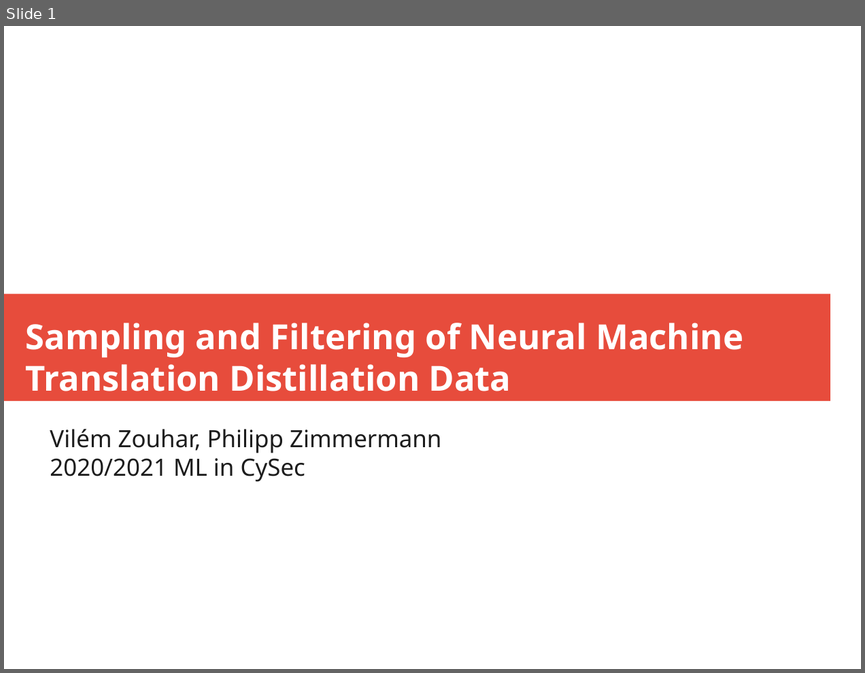
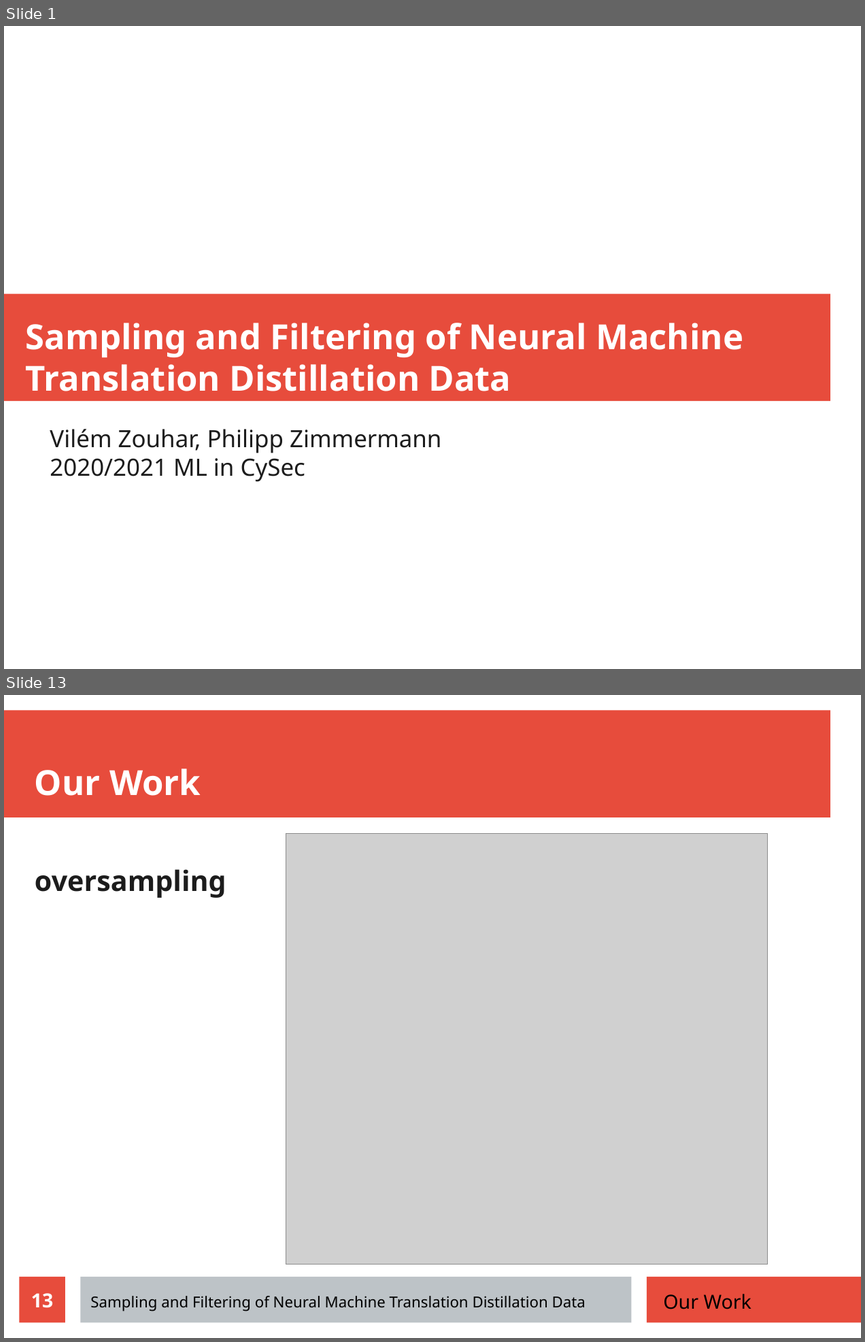
Before and after one commit to zouharvi/reference-mt-distill, a slide deck: meta/final_presentation.odp. Shown one above the other, each under a label of ours: slide 1 before the commit, slides 1 and 13 after it; the slides between them are not shown. The pictures are 865x673 and 865x1342 pixels, drawn with LibreOffice and Linux fonts; fonts in the diff are those of the drawing; grey boxes stand for pictures. Boxes give left, top, right and bottom in pixels: in the first picture for what was removed or moved away, otherwise in the second. Text is boxed around its words. In the diff, an @@ line names an element or a change of style, - is before the commit and + after.

```diff
--- a/meta/final_presentation.odp
+++ b/meta/final_presentation.odp
@@ slide 13 added at (x1=4, y1=695, x2=861, y2=1338), background #FFFFFF @@
@@ rectangle added at (x1=4, y1=711, x2=830, y2=818), fill #E74C3C @@
@@ title added at (x1=35, y1=768, x2=201, y2=796), 32 pt, text #FFFFFF, bold @@
+Our Work
@@ picture added at (x1=286, y1=834, x2=768, y2=1264) @@
@@ text added at (x1=35, y1=869, x2=226, y2=898), 26 pt, text #1C1C1C, bold @@
+oversampling
@@ page number added at (x1=20, y1=1276, x2=65, y2=1323), fill #E74C3C, 18 pt, text #FFFFFF, bold @@
+13
@@ rectangle added at (x1=80, y1=1276, x2=632, y2=1323), fill #BDC3C7 @@
@@ rectangle added at (x1=647, y1=1276, x2=861, y2=1323), fill #E74C3C @@
@@ text added at (x1=90, y1=1295, x2=585, y2=1311), 14 pt, text #000000 @@
+Sampling and Filtering of Neural Machine Translation Distillation Data
@@ text added at (x1=663, y1=1293, x2=751, y2=1309), 18 pt, text #000000 @@
+Our Work
```
Also in this commit, not shown: 9 slides changed, 4 other slides added.
